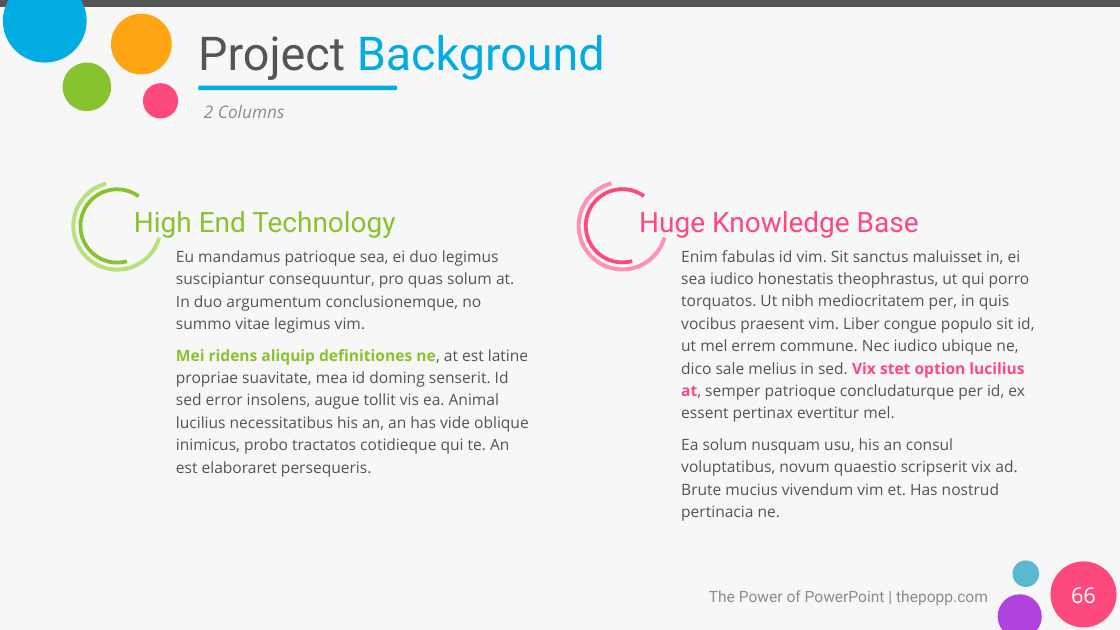
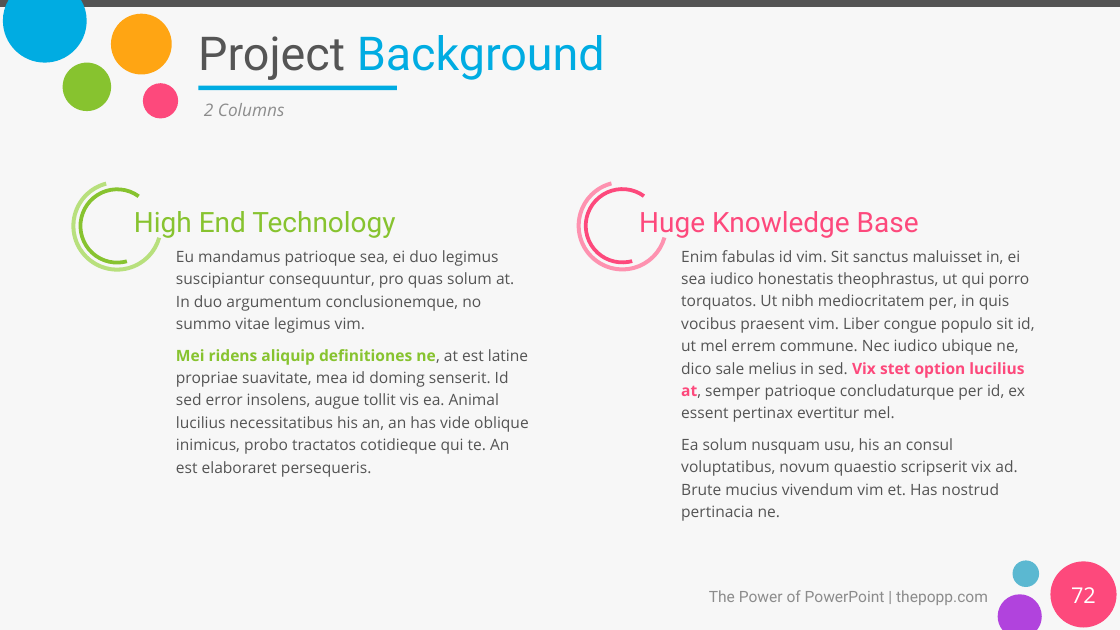
Before and after one commit to gp34446/desafio3, a slide deck: slide 72 of Presentación_desafio_3.pptx (slide 66 before the commit). Drawn at 1120x630 pixels with LibreOffice and Linux fonts; fonts in the diff are those of the drawing. Boxes give left, top, right and bottom in pixels: in the first picture for what was removed or moved away, otherwise in the second. Text is boxed around its words. In the diff, an @@ line names an element or a change of style, - is before the commit and + after.

```diff
--- a/Presentación_desafio_3.pptx
+++ b/Presentación_desafio_3.pptx
@@ text "2 Columns" at [204,103,285,116]: line spacing 1.1 to 1 @@
@@ page number at [1071,587,1096,603]: text changed @@
-66
+72
```
Also in this commit, not shown: 44 other slides changed, 7 slides added, 2 slides removed.
